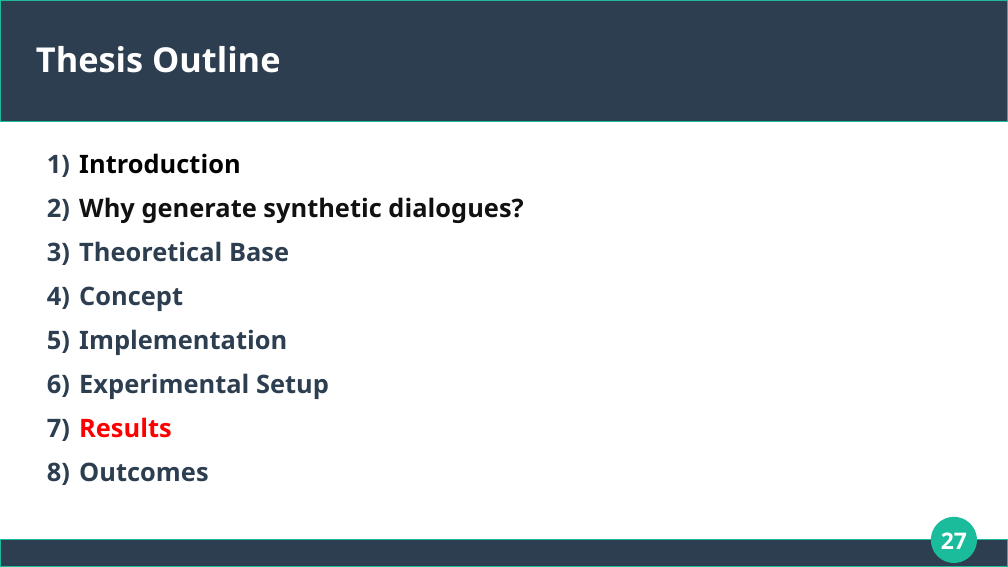
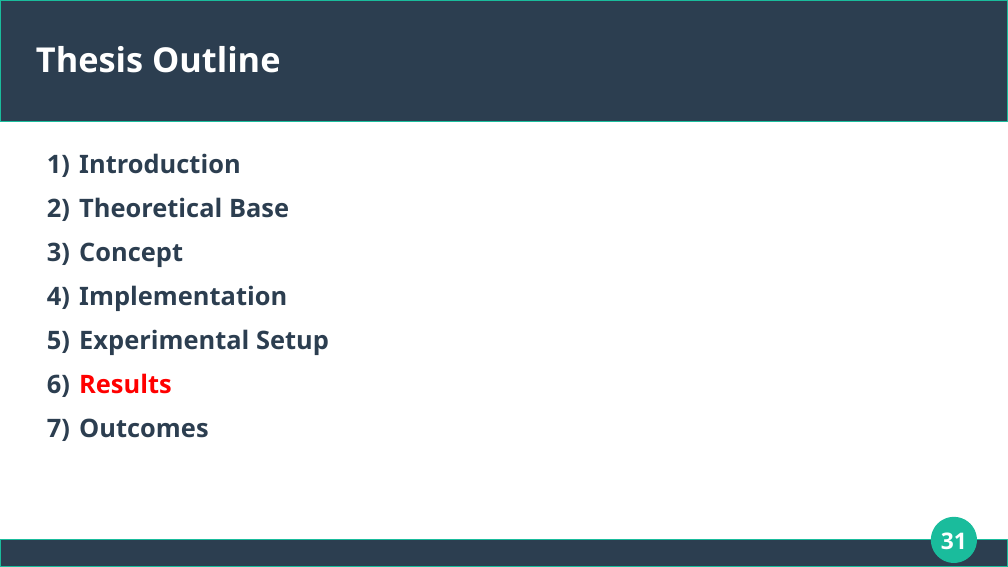
Before and after one commit to dimits-ts/llm_moderation_research, a slide deck: slide 31 of presentations/thesis.odp (slide 27 before the commit). Drawn at 1008x567 pixels with LibreOffice and Linux fonts; fonts in the diff are those of the drawing. Boxes give left, top, right and bottom in pixels: in the first picture for what was removed or moved away, otherwise in the second. Text is boxed around its words. In the diff, an @@ line names an element or a change of style, - is before the commit and + after.

Commit message:
add sources and content to thesis presentation

```diff
--- a/presentations/thesis.odp
+++ b/presentations/thesis.odp
@@ text at [79, 153, 241, 174]: text colour #000000 to #2C3E50 in "Introduction" @@
@@ text at [79, 197, 523, 223]: paragraph removed @@
-2) Why generate synthetic dialogues?
@@ page number at [941, 532, 967, 550]: text changed @@
-27
+31
```
Also in this commit, not shown: 13 other slides changed, 8 slides added, 1 other file.
